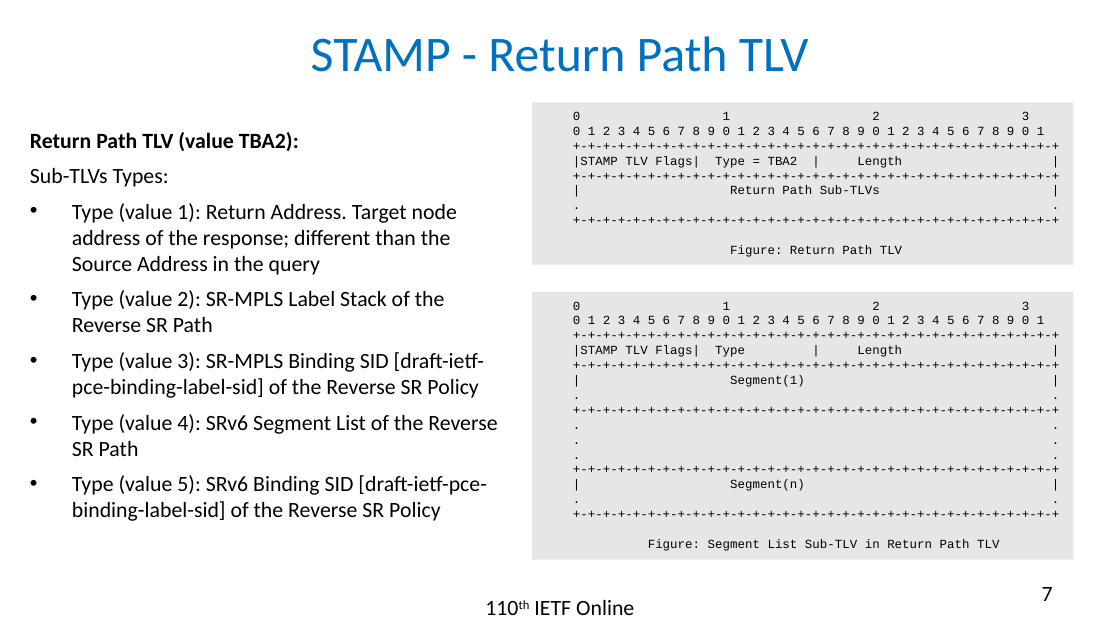
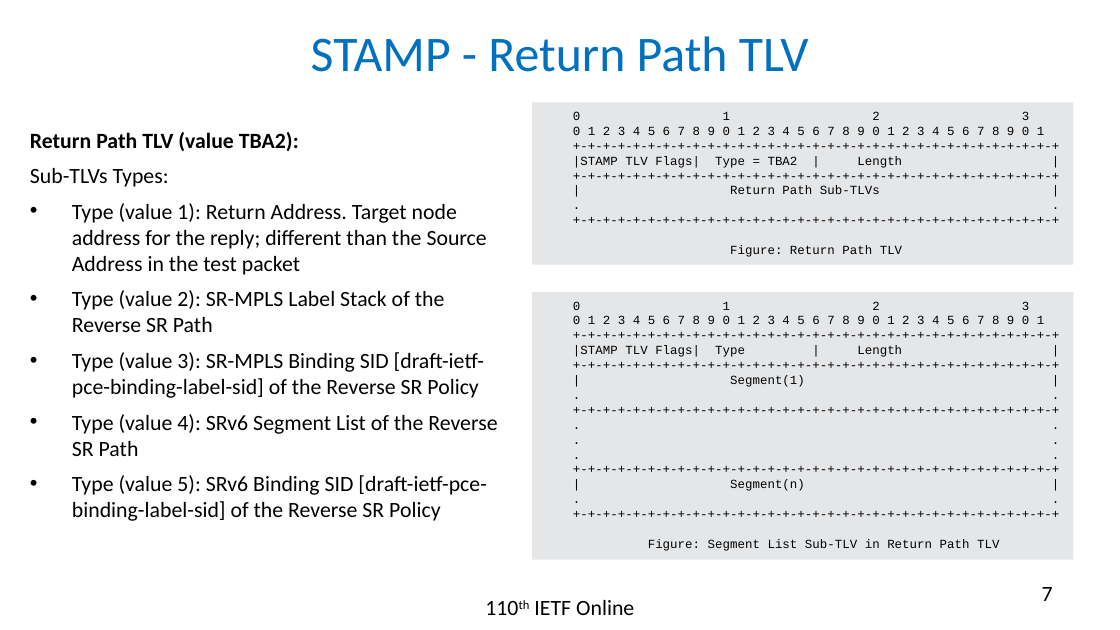
Before and after one commit to rakgandhi/ietf-slides, a slide deck: slide 7 of draft-gandhi-ippm-stamp-srpm-01.pptx. Drawn at 1120x630 pixels with LibreOffice and Linux fonts; fonts in the diff are those of the drawing. Boxes give left, top, right and bottom in pixels: in the first picture for what was removed or moved away, otherwise in the second. Text is boxed around its words. In the diff, an @@ line names an element or a change of style, - is before the commit and + after.

```diff
--- a/draft-gandhi-ippm-stamp-srpm-01.pptx
+++ b/draft-gandhi-ippm-stamp-srpm-01.pptx
@@ text at (72, 203, 487, 275): text changed @@
-• Type (value 1): Return Address. Target node address of the response; different than the Source Address in the query
+• Type (value 1): Return Address. Target node address for the reply; different than the Source Address in the test packet
```
Also in this commit, not shown: 5 other slides changed, 3 other files.
